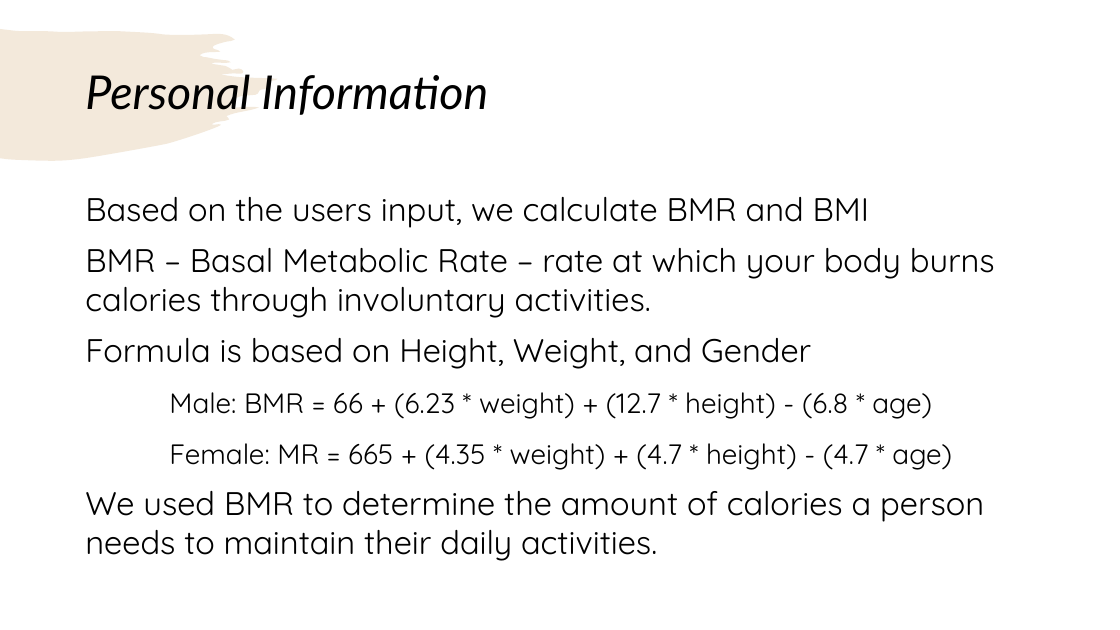
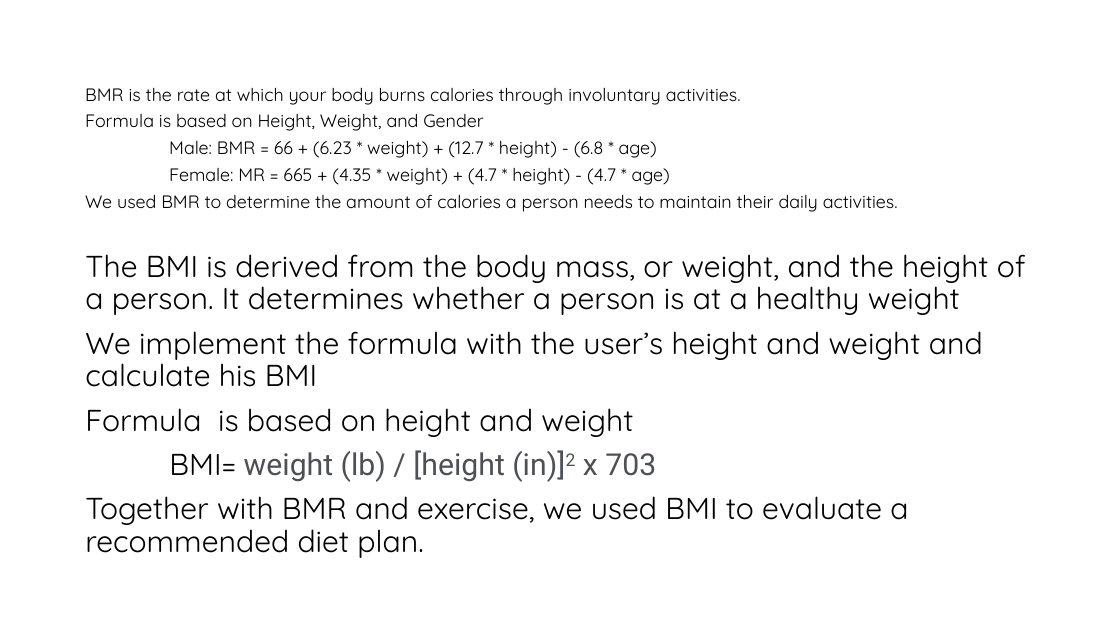
Before and after one commit to alizapeikes/DistributedSystem, a slide deck: slide 6 of About Calorie Counter.pptx (slide 5 before the commit). Drawn at 1120x630 pixels with LibreOffice and Linux fonts; fonts in the diff are those of the drawing. Boxes give left, top, right and bottom in pixels: in the first picture for what was removed or moved away, otherwise in the second. Text is boxed around its words. In the diff, an @@ line names an element or a change of style, - is before the commit and + after.

Commit message:
Updated pptx

```diff
--- a/About Calorie Counter.pptx
+++ b/About Calorie Counter.pptx
@@ rectangle added at bbox=[0, 0, 1120, 630], fill #FFFFFF @@
@@ text "BMR is the rate at ...": place and size @@
-text "BMR is the rate at ..." at bbox=[85, 197, 995, 561]
+text "BMR is the rate at ..." at bbox=[85, 87, 898, 212]
@@ text at bbox=[85, 87, 741, 105]: text changed; size 28 to 15.4 pt @@
-Based on the users input, we calculate BMR and BMI
-BMR – Basal Metabolic Rate – rate at which your body burns calories through involuntary activities.
+BMR is the rate at which your body burns calories through involuntary activities.
@@ title removed at bbox=[85, 74, 488, 115] @@
-Personal Information
@@ text at bbox=[85, 114, 898, 212]: size 28 to 15.4 pt in "Formula is based on Height, Weight, and ...", "We used BMR to determine the amount ..."; size 24 to 15.4 pt in "Male: BMR = 66 + (6.23 * ...", "Female: MR = 665 + (4.35 * ..."; line spacing 1 to 0.7 @@
@@ text added at bbox=[85, 254, 1026, 558], 25.9 pt, text #000000 @@
+The BMI is derived from the body mass, or weight, and the height of a person. It determines whether a person is at a healthy weight
+We implement the formula with the user’s height and weight and calculate his BMI
+Formula is based on height and weight
+BMI= weight (lb) / [height (in)]2 x 703
+Together with BMR and exercise, we used BMI to evaluate a recommended diet plan.
```
Also in this commit, not shown: 3 other slides changed, 4 slides added, 1 slide removed.
